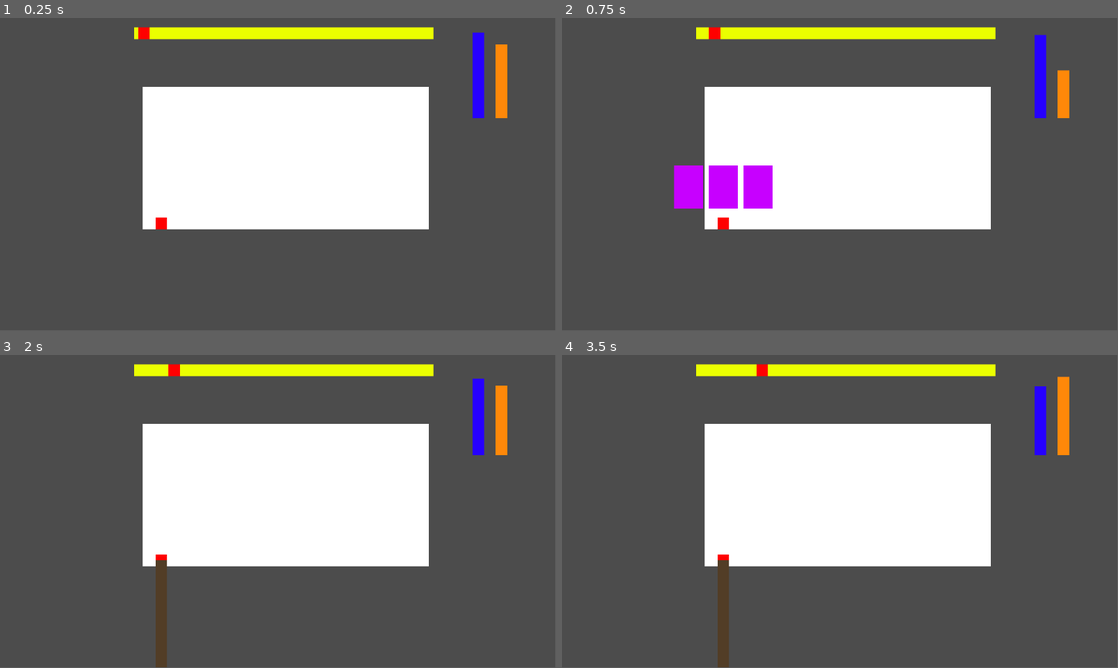
Above: before the commit, frames 1-4 (two rows, left to right).
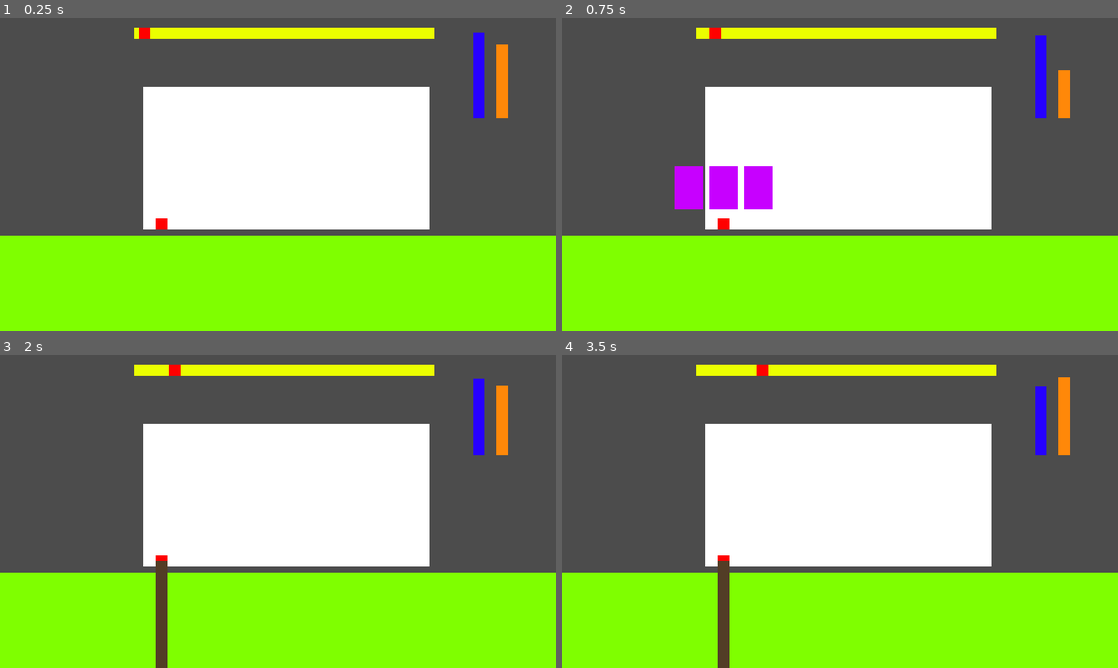
Above: after the commit, the same moments.

Repository: Hazematman/UWGameJam_Winter2023
Game: Godot game, scene res://scenes/TestScene.tscn
Same seed, same stepped clock (60 frames per second), same inputs: the game is played once before the commit and once after it.
Inputs (mouse positions are in pixels of both pictures, inside the frame that each line leads up to):
- Up to frame 1 (0.25 s): no input
- Up to frame 2 (0.75 s): move the mouse to (723, 224) at 0.52 s; click (723, 224) at 0.67 s
- Up to frame 3 (2 s): move the mouse to (127, 524) at 1.27 s; click (127, 524) at 1.42 s
- Up to frame 4 (3.5 s): move the mouse to (723, 621) at 2.02 s; click (723, 621) at 2.17 s; move the mouse to (812, 574) at 2.77 s; click (812, 574) at 2.92 s
In our replay, the window is 799x449 before the commit and 800x450 after it. These sizes can differ from the game's own. Grey fills any space a smaller window leaves; there, only what the larger window draws over its background counts as a difference.

The runs differ from the first frame. In frame 1, 31% of the frame differs, in the area x 0-100%, y 0-100%; in frame 2, 31%; in frame 3, 30%; in frame 4, 30%.

Commit message:
Add simple biome graphic

Diff:
--- a/project.godot
+++ b/project.godot
@@ -18,6 +18,7 @@
 
 window/size/width=1920
 window/size/height=1080
+window/stretch/mode="2d"
 
 [gui]
 
--- a/scenes/BiomeController.tscn
+++ b/scenes/BiomeController.tscn
@@ -4,3 +4,10 @@
 
 [node name="BiomeController" type="Node2D"]
 script = ExtResource( 1 )
+
+[node name="ColorRect" type="ColorRect" parent="."]
+margin_top = 751.0
+margin_right = 1920.0
+margin_bottom = 1080.0
+mouse_filter = 2
+color = Color( 0.101961, 1, 0, 1 )
--- a/scenes/TestScene.tscn
+++ b/scenes/TestScene.tscn
@@ -7,6 +7,9 @@
 [ext_resource path="res://scenes/BiomeController.tscn" type="PackedScene" id=5]
 
 [node name="Node2D" type="Node2D"]
+
+[node name="BiomeController" parent="." instance=ExtResource( 5 )]
+node_path = NodePath("../RootGuy")
 
 [node name="RootGuy" parent="." instance=ExtResource( 2 )]
 
@@ -33,6 +36,3 @@
 [node name="ProgressBar" parent="." instance=ExtResource( 4 )]
 position = Vector2( 464, 33 )
 node_path = NodePath("../BiomeController")
-
-[node name="BiomeController" parent="." instance=ExtResource( 5 )]
-node_path = NodePath("../RootGuy")
--- a/scripts/BiomeController.gd
+++ b/scripts/BiomeController.gd
@@ -17,6 +17,12 @@
 	Biome.OCEAN : 0.01,
 }
 
+var biome_colors = {
+	Biome.FOREST : Color.chartreuse,
+	Biome.DESERT : Color.sandybrown,
+	Biome.OCEAN : Color.aqua,
+}
+
 var progress = 0.0
 var current_biome = Biome.FOREST
 
@@ -25,13 +31,17 @@
 export(NodePath) var node_path
 onready var character = get_node(node_path)
 
+func set_biome_graphic():
+	$ColorRect.color = biome_colors[current_biome]
+
 func change_biome():
-	pass
+	current_biome = Biome.values()[randi() % Biome.size()]
+	set_biome_graphic()
 
 
 # Called when the node enters the scene tree for the first time.
 func _ready():
-	pass # Replace with function body.
+	set_biome_graphic()
 
 
 # Called every frame. 'delta' is the elapsed time since the previous frame.
